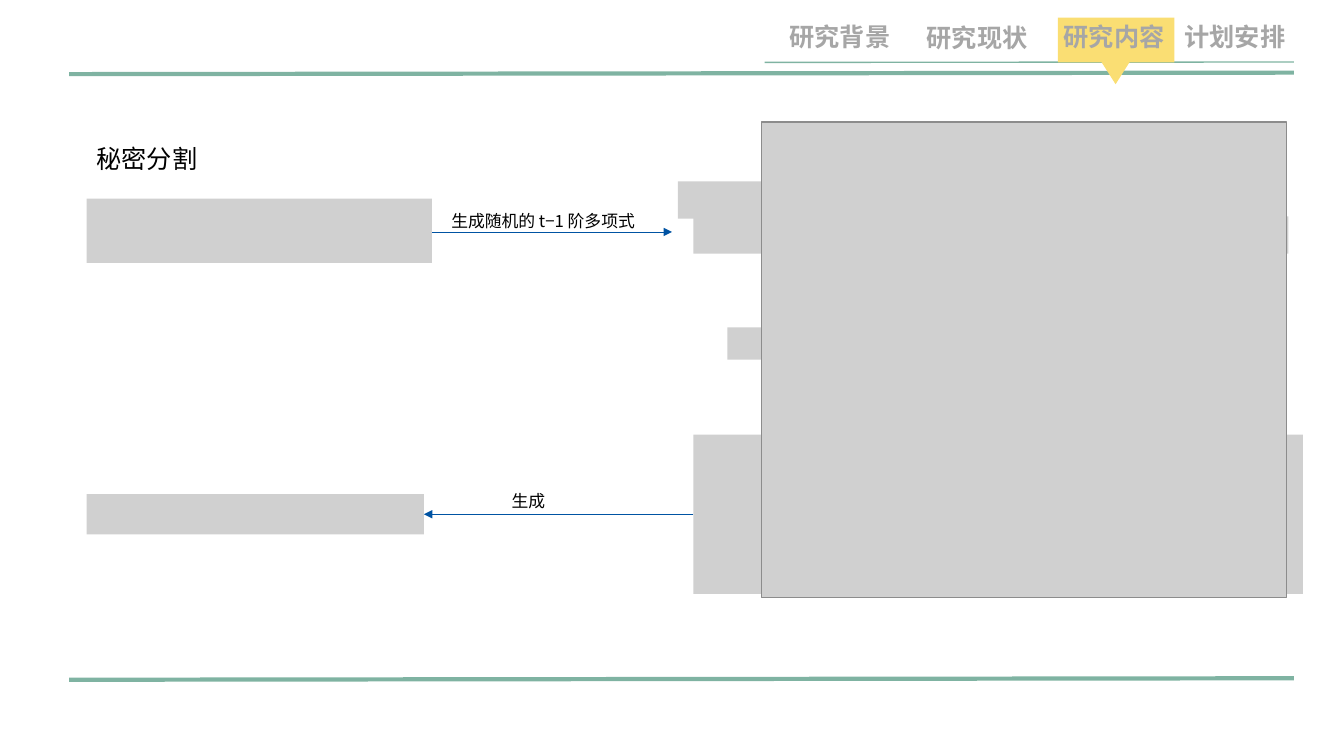
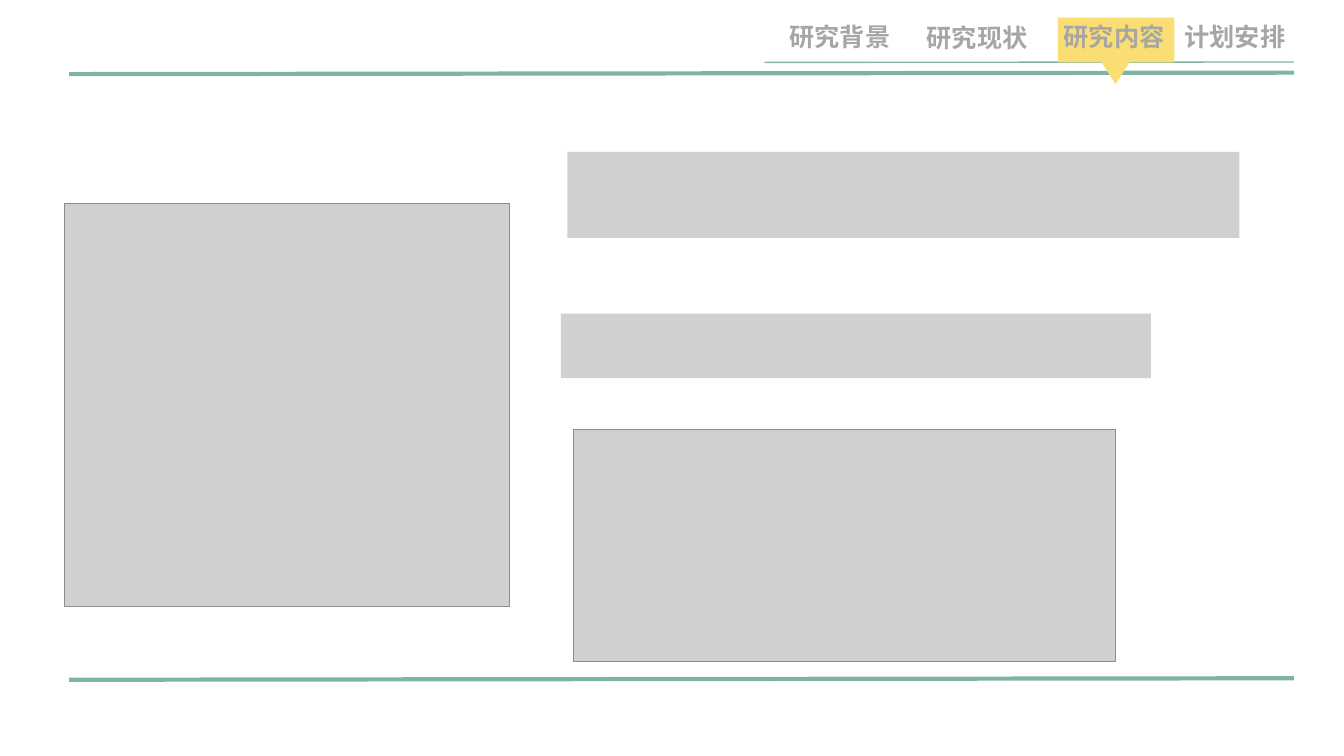
Before and after one commit to jiangquanli-0304/notary, a slide deck: slide 17 of 开题报告-li.pptx (slide 18 before the commit). Drawn at 1344x756 pixels with LibreOffice and Linux fonts; fonts in the diff are those of the drawing; grey boxes stand for pictures; background and template pictures are left out. Boxes give left, top, right and bottom in pixels: in the first picture for what was removed or moved away, otherwise in the second. Text is boxed around its words. In the diff, an @@ line names an element or a change of style, - is before the commit and + after.

```diff
--- a/开题报告-li.pptx
+++ b/开题报告-li.pptx
@@ text removed at <box>97,146,198,170</box> @@
-秘密分割
@@ picture added at <box>568,152,1240,239</box> @@
@@ picture: place and size @@
-picture at <box>761,122,1287,598</box>
+picture at <box>65,204,509,606</box>
@@ picture removed at <box>87,199,433,263</box> @@
@@ picture removed at <box>679,181,1168,219</box> @@
@@ arrow removed from (433, 232) to (673, 232) @@
@@ text removed at <box>451,213,635,229</box> @@
-生成随机的 t−1 阶多项式
@@ picture removed at <box>694,217,1289,254</box> @@
@@ picture added at <box>561,314,1150,378</box> @@
@@ picture removed at <box>728,328,976,360</box> @@
@@ picture added at <box>574,430,1116,662</box> @@
@@ picture removed at <box>694,435,1304,594</box> @@
@@ picture removed at <box>87,494,424,534</box> @@
@@ text removed at <box>512,493,546,509</box> @@
-生成
@@ arrow removed from (694, 514) to (424, 514) @@
```
Also in this commit, not shown: 6 other slides changed, 1 slide added, 1 slide removed, 5 other files.
